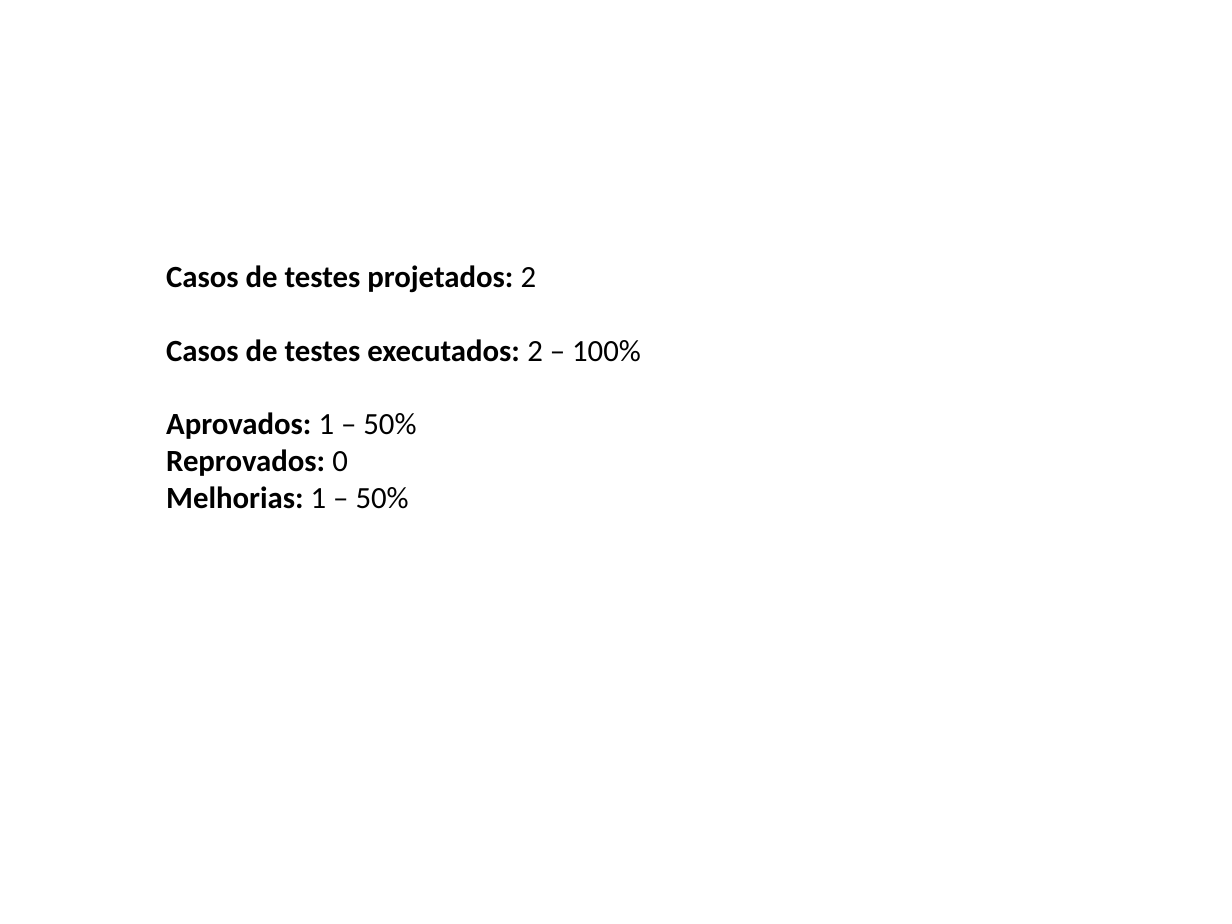
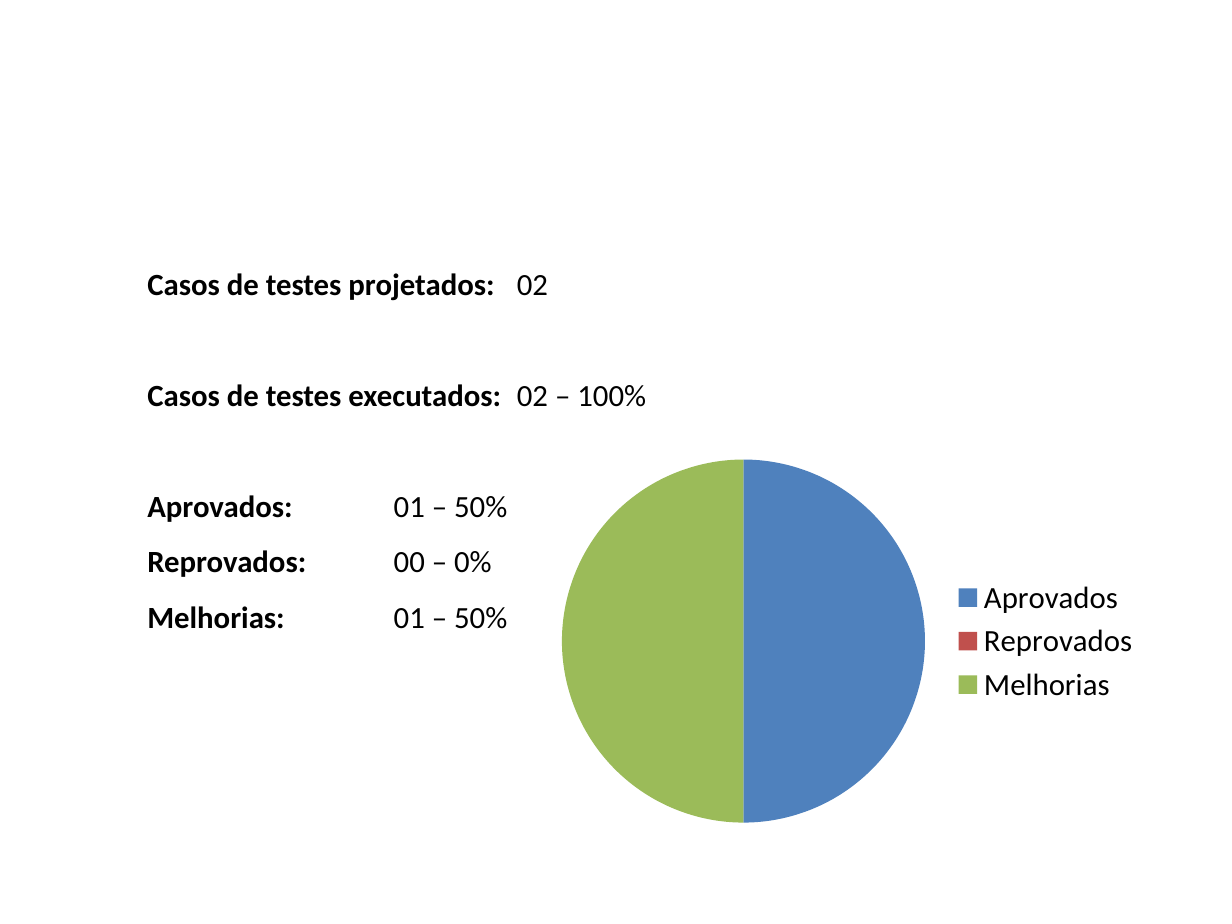
Before and after one commit to JoaoMarc0s/ProjetoTCS, a slide deck: slide 7 of Avaliação de testes.pptx. Drawn at 1232x924 pixels with LibreOffice and Linux fonts; fonts in the diff are those of the drawing; background and template pictures are left out. Boxes give left, top, right and bottom in pixels: in the first picture for what was removed or moved away, otherwise in the second. Text is boxed around its words. In the diff, an @@ line names an element or a change of style, - is before the commit and + after.

Commit message:
att av
Atualização de av. testes

```diff
--- a/Avaliação de testes.pptx
+++ b/Avaliação de testes.pptx
@@ text at bbox=[147, 273, 646, 629]: text changed @@
-Casos de testes projetados: 2
-Casos de testes executados: 2 – 100%
-Aprovados: 1 – 50%
-Reprovados: 0
-Melhorias: 1 – 50%
+Casos de testes projetados: 02
+Casos de testes executados: 02 – 100%
+Aprovados: 01 – 50%
+Reprovados: 00 – 0%
+Melhorias: 01 – 50%
@@ pie chart added at bbox=[538, 442, 1153, 839] @@
+categories: Aprovados, Reprovados, Melhorias
+Series 1: 50, 0, 50
```
Also in this commit, not shown: 7 other slides changed, 2 slides added.
